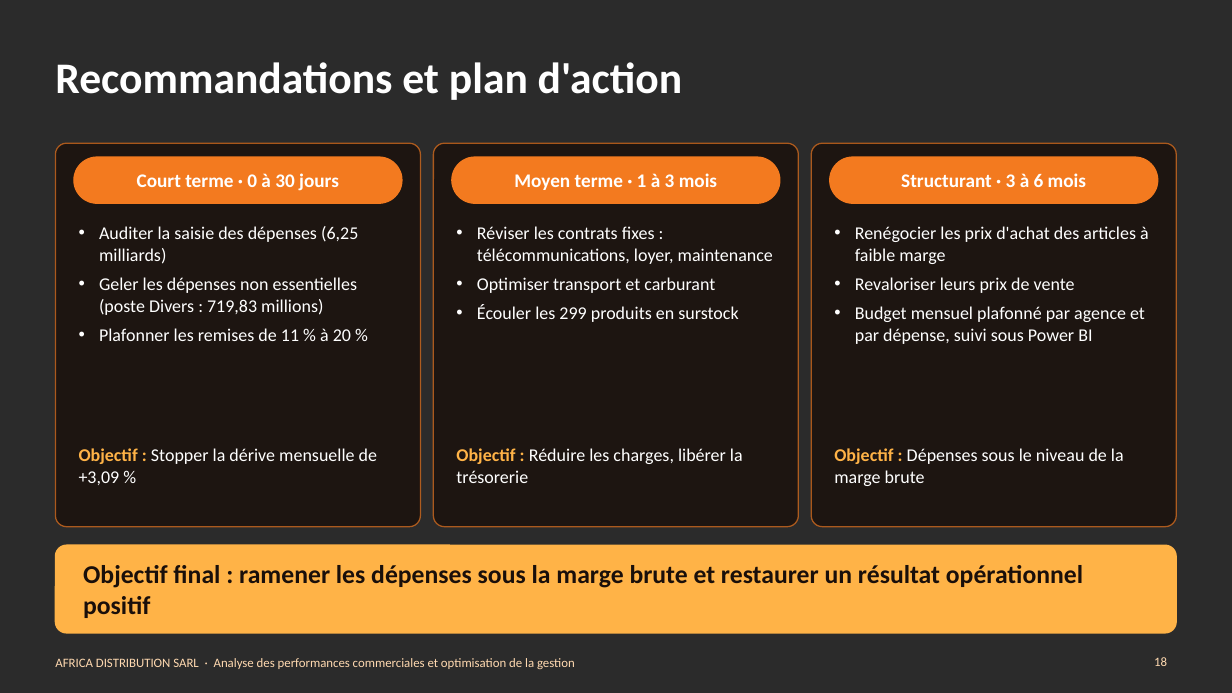
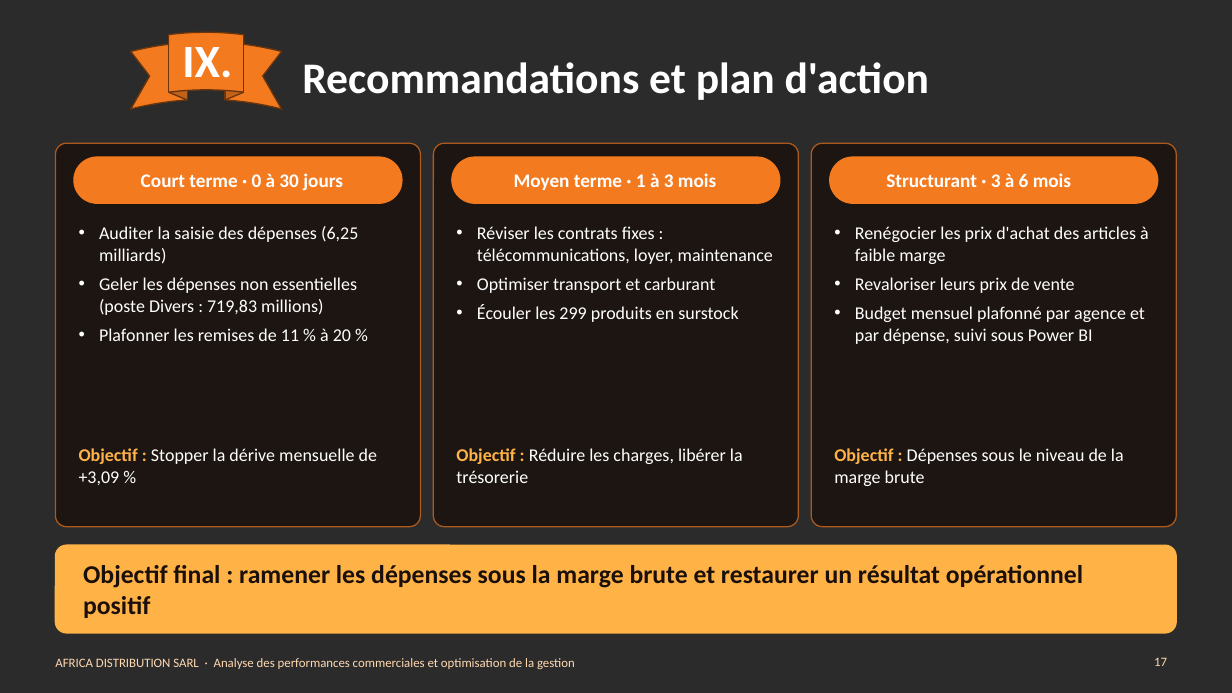
Before and after one commit to Agatte-Data/STAGE-DATA-ANALYST, a slide deck: slide 17 of 08_PRESENTATION/Presentation_AFRICA_DISTRIBUTION.pptx (slide 18 before the commit). Drawn at 1232x693 pixels with LibreOffice and Linux fonts; fonts in the diff are those of the drawing; background and template pictures are left out; a plain dark background stands for a picture behind light text. Boxes give left, top, right and bottom in pixels: in the first picture for what was removed or moved away, otherwise in the second. Text is boxed around its words. In the diff, an @@ line names an element or a change of style, - is before the commit and + after.

```diff
--- a/08_PRESENTATION/Presentation_AFRICA_DISTRIBUTION.pptx
+++ b/08_PRESENTATION/Presentation_AFRICA_DISTRIBUTION.pptx
@@ title "Recommandations et plan d'action" at <box>302,62,929,100</box>: alignment left to centre @@
@@ ellipse ribbon added at <box>131,32,282,109</box>, fill #F37A1F, outline #6B350E 1 pt @@
@@ text added at <box>182,47,232,78</box>, 36 pt, text #FFFFFF, bold @@
+IX.
@@ text "Court terme · 0 à ...": place and size @@
-text "Court terme · 0 à ..." at <box>137,173,339,191</box>
+text "Court terme · 0 à ..." at <box>141,173,343,191</box>
@@ text "Structurant · 3 à 6 ...": place and size @@
-text "Structurant · 3 à 6 ..." at <box>901,173,1086,187</box>
+text "Structurant · 3 à 6 ..." at <box>886,173,1071,187</box>
@@ page number at <box>1154,657,1167,666</box>: text changed @@
-18
+17
```
Also in this commit, not shown: 15 other slides changed, 1 slide added, 1 slide removed, 11 other files.
